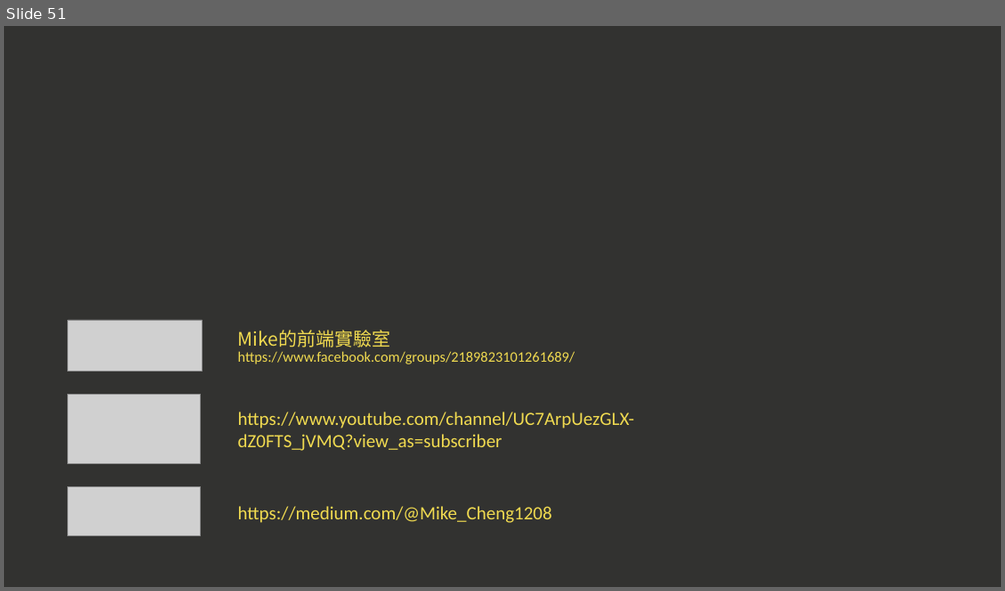
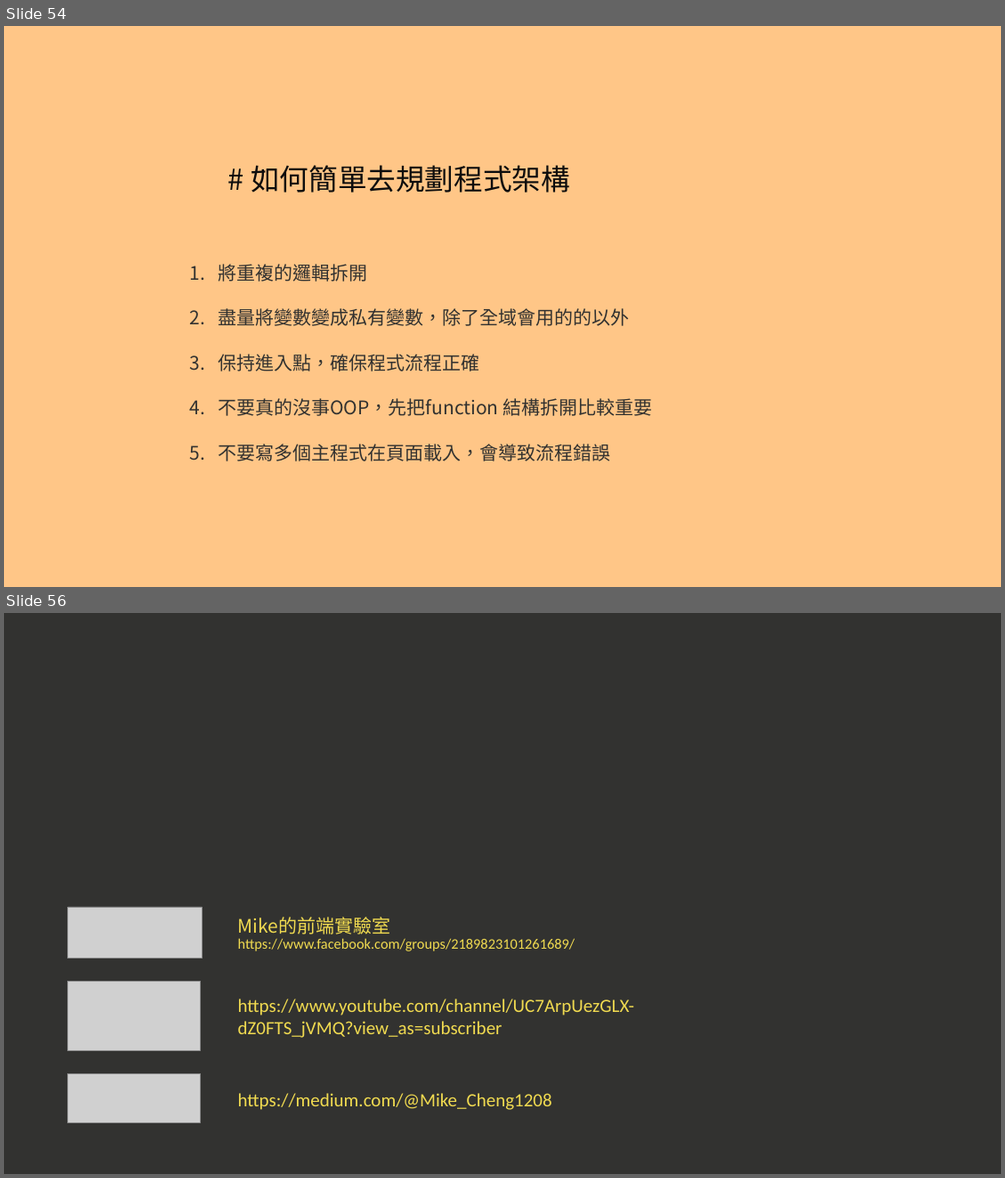
Before and after one commit to a23246542/JS_course_Intermediate_example, a slide deck: 現代 JavaScript 職人之路｜ 中階篇.pptx. Shown one above the other, each under a label of ours: slide 51 before the commit, slides 54 and 56 after it; the slides between them are not shown. The pictures are 1005x591 and 1005x1178 pixels, drawn with LibreOffice and Linux fonts; fonts in the diff are those of the drawing; grey boxes stand for pictures. Boxes give left, top, right and bottom in pixels: in the first picture for what was removed or moved away, otherwise in the second. Text is boxed around its words. In the diff, an @@ line names an element or a change of style, - is before the commit and + after.

```diff
--- a/現代 JavaScript 職人之路｜ 中階篇.pptx
+++ b/現代 JavaScript 職人之路｜ 中階篇.pptx
@@ slide 54 added at (x1=4, y1=26, x2=1001, y2=587), background #FFC687 @@
@@ text added at (x1=251, y1=165, x2=570, y2=192), 28 pt, text #0D0D0D @@
+# 如何簡單去規劃程式架構
@@ text added at (x1=218, y1=264, x2=653, y2=461), 18 pt, text #323230 @@
+1. 將重複的邏輯拆開
+2. 盡量將變數變成私有變數，除了全域會用的的以外
+3. 保持進入點，確保程式流程正確
+4. 不要真的沒事OOP，先把function 結構拆開比較重要
+5. 不要寫多個主程式在頁面載入，會導致流程錯誤
@@ what was slide 51 is now slide 56 @@
```
Also in this commit, not shown: 7 slides changed, 4 other slides added.
